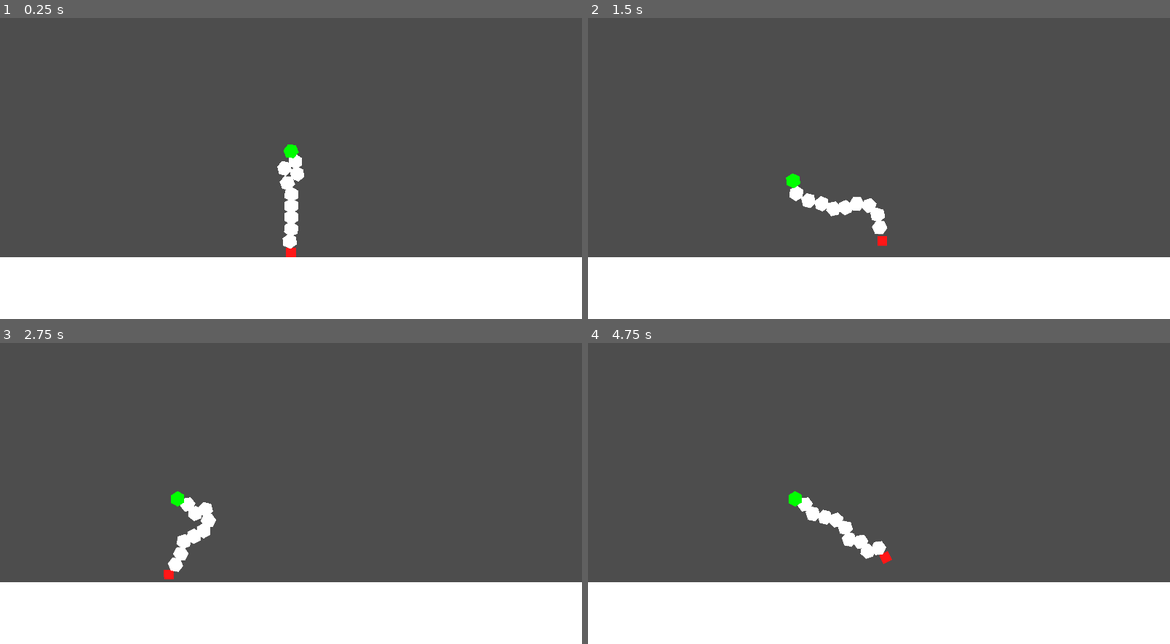
Above: before the commit, frames 1-4 (two rows, left to right).
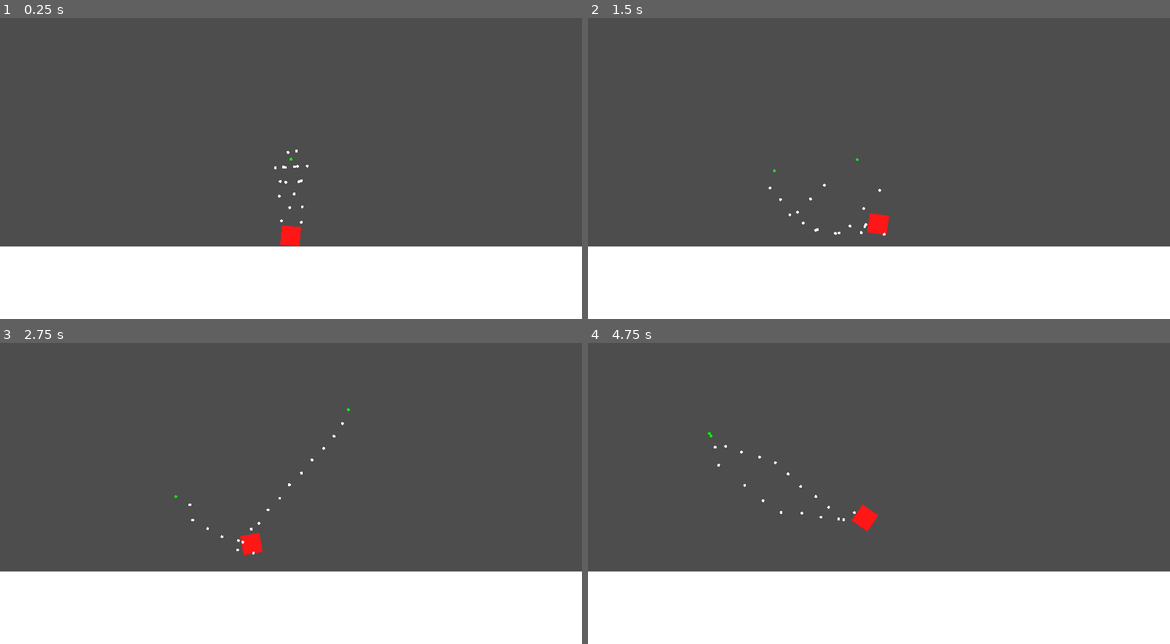
Above: after the commit, the same moments.

Repository: ZuBsPaCe/ludum-dare-55
Game: Godot game, scene res://Scenes/Game.tscn
The game is run twice, just before and just after one commit, with the same random seed, the same clock (stepped at 60 frames per second) and the same inputs.
Inputs (mouse positions are in pixels of both pictures, inside the frame that each line leads up to):
- Up to frame 1 (0.25 s): no input
- Up to frame 2 (1.5 s): move the mouse to (1007, 138) at 0.52 s; press the mouse at (1007, 138) at 0.53 s; right-click (1007, 138) at 0.8 s; move the mouse to (762, 171) at 1.27 s; release the mouse at (762, 171) at 1.28 s; right-click (762, 171) at 1.35 s
- Up to frame 3 (2.75 s): click (174, 496) at 1.55 s; move the mouse to (349, 409) at 2.02 s; press the mouse at (349, 409) at 2.03 s; right-click (349, 409) at 2.3 s
- Up to frame 4 (4.75 s): move the mouse to (849, 544) at 2.77 s; release the mouse at (849, 544) at 2.78 s; right-click (849, 544) at 2.85 s; click (849, 544) at 3.05 s; move the mouse to (1053, 529) at 3.52 s; press the mouse at (1053, 529) at 3.53 s; right-click (1053, 529) at 3.8 s; move the mouse to (704, 430) at 4.27 s; release the mouse at (704, 430) at 4.28 s; right-click (704, 430) at 4.35 s; click (704, 430) at 4.55 s

The runs differ from the first frame. In frame 1, 4.5% of the frame differs, in the area x 0-100%, y 42-80%; in frame 2, 4.7%; in frame 3, 4.7%; in frame 4, 4.8%, in the area x 0-100%, y 29-80%.

Commit message:
2 arms and camera movement

Diff:
--- /dev/null
+++ b/Camera/Camera2D.gd
@@ -0,0 +1,13 @@
+extends Camera2D
+
+var current_target_pos:Vector2
+
+func _process(delta):
+	var target_pos = (GlobalState.player.global_position + GlobalState.left_hand.global_position + GlobalState.right_hand.global_position) * 0.333
+
+	target_pos.x = position.x
+
+	if abs(target_pos.y - position.y) > 500.0:
+		current_target_pos = target_pos
+
+	position = lerp(position, current_target_pos, 0.5)
--- a/Chain/Chain.tscn
+++ b/Chain/Chain.tscn
@@ -20,5 +20,4 @@
 shape = SubResource("CircleShape2D_hktte")
 
 [node name="Polygon2D" type="Polygon2D" parent="ChainBody"]
-scale = Vector2(10, 10)
 polygon = PackedVector2Array(0, -10, 9, -5, 9, 5, 0, 10, -9, 5, -9, -5)
--- /dev/null
+++ b/Globals/GlobalState.gd
@@ -0,0 +1,5 @@
+extends Node
+
+var player: RigidBody2D
+var left_hand: RigidBody2D
+var right_hand: RigidBody2D
--- a/Player/Player.gd
+++ b/Player/Player.gd
@@ -2,93 +2,123 @@
 
 @export var chain_scene: PackedScene
 
-var _hold_pos: Vector2
 
-var _joints := []
-var _bodies := []
-var _chain: RigidBody2D
 
 const DEFAULT_SOFTNESS := 0.0
 const HOLD_SOFTNESS := 0.0
 
-const FIRST_CHAIN_OFFSET := 100.0
-const DEFAULT_CHAIN_OFFSET := 100.0
+const FIRST_CHAIN_OFFSET_LEFT := Vector2(-50.0, 0.0)
+const FIRST_CHAIN_OFFSET_RIGHT := Vector2(50.0, 0.0)
+const DEFAULT_BODY_OFFSET := Vector2(0.0, -100.0)
+
+class ArmInfo:
+	var hold_pos: Vector2
+
+	var joints := []
+	var bodies := []
+	var player: RigidBody2D
+	var chain: RigidBody2D
+
+	func init():
+		chain = bodies.back()
+		chain.gravity_scale = 0.0
+		chain.mass = 0.5
+		chain.modulate = Color.GREEN
+
+		for joint in joints:
+			joint.softness = DEFAULT_SOFTNESS
+
+
+var left_arm := ArmInfo.new()
+var right_arm := ArmInfo.new()
 
 
 func _ready():
+	left_arm.player = self
+	add_chain(self, true, 10, FIRST_CHAIN_OFFSET_LEFT, DEFAULT_BODY_OFFSET, left_arm.joints, left_arm.bodies)
+	left_arm.init()
 
-	add_chain(self, 10, FIRST_CHAIN_OFFSET, _joints, _bodies)
-	_chain = _bodies.back()
-	_chain.gravity_scale = 0.0
-	_chain.mass = 0.5
-	_chain.modulate = Color.GREEN
+	right_arm.player = self
+	add_chain(self, true, 10, FIRST_CHAIN_OFFSET_RIGHT, DEFAULT_BODY_OFFSET, right_arm.joints, right_arm.bodies)
+	right_arm.init()
 
-	for joint in _joints:
-		joint.softness = DEFAULT_SOFTNESS
-
+	GlobalState.player = self
+	GlobalState.left_hand = left_arm.chain
+	GlobalState.right_hand = right_arm.chain
 
 
 func _physics_process(delta):
-	#var chain:RigidBody2D = get_node("%Chain3")
+	_process_arm(delta, left_arm, "HoldLeft")
+	_process_arm(delta, right_arm, "HoldRight")
+	pass
 
-	if Input.is_action_just_pressed("Hold"):
-		_hold_pos = _chain.global_position
 
-		for joint in _joints:
+static func _process_arm(
+		delta,
+		arm: ArmInfo,
+		hold_action: String):
+
+
+	if Input.is_action_just_pressed(hold_action):
+		arm.hold_pos = arm.chain.global_position
+
+		for joint in arm.joints:
 			joint.softness = HOLD_SOFTNESS
 
 		var summed_dist := 0.0
-		for i in range(_bodies.size() - 1):
-			summed_dist += (_bodies[i].global_position - _bodies[i + 1].global_position).length()
+		for i in range(arm.bodies.size() - 1):
+			summed_dist += (arm.bodies[i].global_position - arm.bodies[i + 1].global_position).length()
 
 		print(summed_dist)
 		if summed_dist > 1330:
-			var offset = _chain.global_position - global_position
-			apply_central_impulse(offset.normalized() * 1000)
+			var offset = arm.chain.global_position - arm.player.global_position
+			arm.player.apply_central_impulse(offset.normalized() * 1000)
 
-	elif Input.is_action_just_released("Hold"):
-		for joint in _joints:
+	elif Input.is_action_just_released(hold_action):
+		for joint in arm.joints:
 			joint.softness = DEFAULT_SOFTNESS
 
 	var impulse: Vector2
 
 	var target_pos: Vector2
-	if Input.is_action_pressed("Hold"):
-		target_pos = _hold_pos
-		impulse = (target_pos - _chain.global_position) * 50.0
-		_chain.set_fixed_velocity(impulse)
-		_chain.gravity_scale = 0.0
+	if Input.is_action_pressed(hold_action):
+		target_pos = arm.hold_pos
+		impulse = (target_pos - arm.chain.global_position) * 50.0
+		arm.chain.set_fixed_velocity(impulse)
+		arm.chain.gravity_scale = 0.0
 
 		var push = Input.get_last_mouse_velocity().x
 		push = clampf(push, -100, 100)
-		apply_central_impulse(Vector2.RIGHT * push * 0.1)
+		arm.player.apply_central_impulse(Vector2.RIGHT * push * 0.1)
 
 	else:
-		target_pos = get_global_mouse_position()
+		target_pos = arm.player.get_global_mouse_position()
 
-		var offset = target_pos - global_position
+		var offset = target_pos - arm.player.global_position
 
 		#print(offset.length())
 		offset = offset.limit_length(1480)
-		target_pos = global_position + offset
+		target_pos = arm.player.global_position + offset
 
-		impulse = (target_pos - _chain.global_position) * 10.0
+		impulse = (target_pos - arm.chain.global_position) * 10.0
 
-		_chain.set_fixed_velocity(impulse)
-		_chain.gravity_scale = 0.0
+		arm.chain.set_fixed_velocity(impulse)
+		arm.chain.gravity_scale = 0.0
 
 
+func add_chain(parent: Node2D, first: bool, count: int, chain_offset: Vector2, body_offset: Vector2, joint_list: Array, body_list: Array):
+	var chain:Node2D = chain_scene.instantiate()
+	var body:Node2D = chain.get_node("ChainBody")
 
-func add_chain(parent: Node2D, count: int, offset: float, joint_list: Array, body_list: Array):
-	var chain:Node2D = chain_scene.instantiate()
+	body.position = body_offset
+
+	if first:
+		chain.position = chain_offset
+
 	parent.add_child(chain)
-
-	var body:Node2D = chain.get_node("ChainBody")
-	body.position.y = -offset * 2
-
 
 	joint_list.append(chain)
 	body_list.append(body)
 
 	if count > 1:
-		add_chain(body, count - 1, DEFAULT_CHAIN_OFFSET, joint_list, body_list)
+		add_chain(body, false, count - 1, chain_offset, body_offset, joint_list, body_list)
--- a/Scenes/Game.tscn
+++ b/Scenes/Game.tscn
@@ -1,12 +1,14 @@
-[gd_scene load_steps=2 format=3 uid="uid://b5j25hdsfu8hf"]
+[gd_scene load_steps=3 format=3 uid="uid://b5j25hdsfu8hf"]
 
+[ext_resource type="Script" path="res://Camera/Camera2D.gd" id="1_mlqjk"]
 [ext_resource type="PackedScene" uid="uid://7xhhshn0ev2o" path="res://Player/Player.tscn" id="1_sk4w4"]
 
 [node name="Game" type="Node2D"]
 
 [node name="Camera2D" type="Camera2D" parent="."]
-position = Vector2(0, -1344)
-zoom = Vector2(0.25, 0.25)
+position = Vector2(0, -768)
+zoom = Vector2(0.5, 0.5)
+script = ExtResource("1_mlqjk")
 
 [node name="Floor" type="StaticBody2D" parent="."]
 
--- a/project.godot
+++ b/project.godot
@@ -15,6 +15,10 @@
 config/features=PackedStringArray("4.2", "GL Compatibility")
 config/icon="res://icon.svg"
 
+[autoload]
+
+GlobalState="*res://Globals/GlobalState.gd"
+
 [display]
 
 window/size/viewport_width=1920
@@ -25,9 +29,14 @@
 
 [input]
 
-Hold={
+HoldLeft={
 "deadzone": 0.5,
 "events": [Object(InputEventMouseButton,"resource_local_to_scene":false,"resource_name":"","device":-1,"window_id":0,"a …(253 unchanged characters)…
+]
+}
+HoldRight={
+"deadzone": 0.5,
+"events": [Object(InputEventMouseButton,"resource_local_to_scene":false,"resource_name":"","device":-1,"window_id":0,"alt_pressed":false,"shift_pressed":false,"ctrl_pressed":false,"meta_pressed":false,"button_mask":0,"position":Vector2(0, 0),"global_position":Vector2(0, 0),"factor":1.0,"button_index":2,"canceled":false,"pressed":false,"double_click":false,"script":null)
 ]
 }
 
